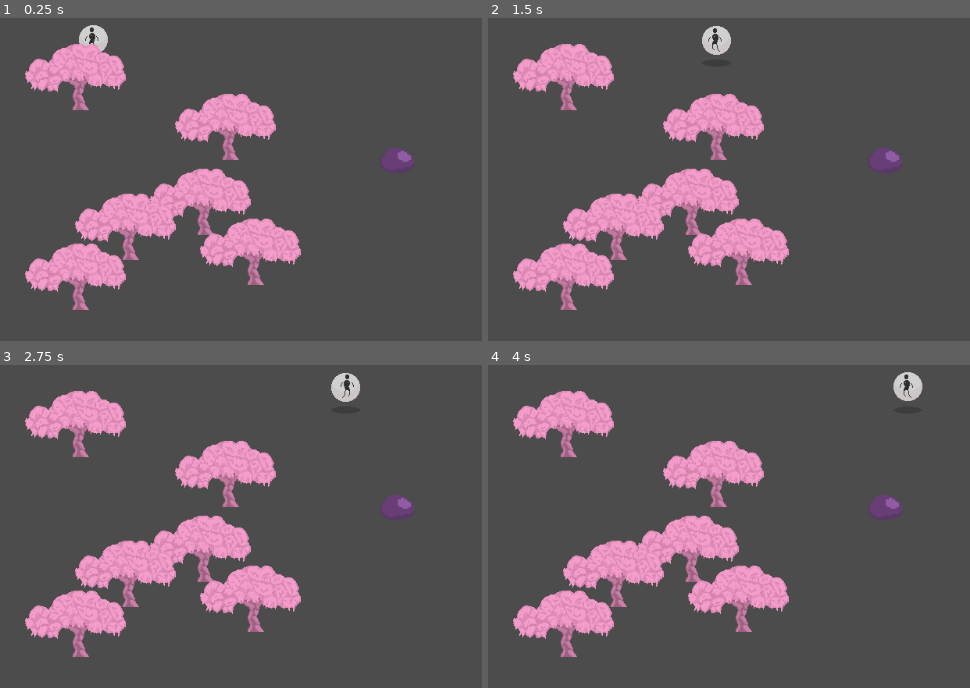
Above: before the commit, frames 1-4 (two rows, left to right).
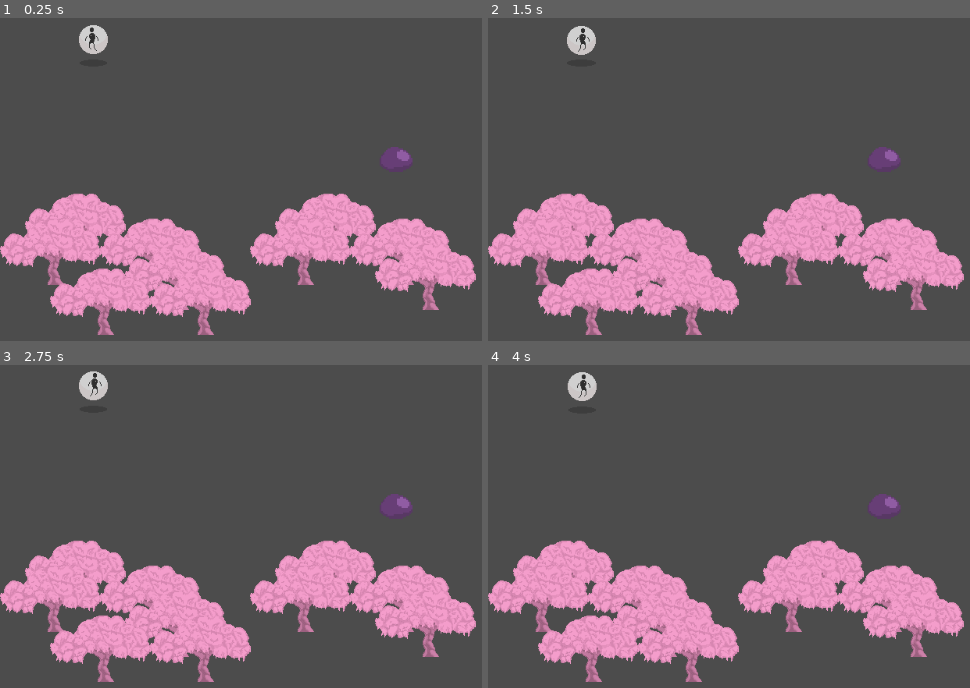
Above: after the commit, the same moments.

Repository: mercouriu/RosyHackathon
Game: Godot game, scene res://TestLocation222.tscn
The game is run twice, just before and just after one commit, with the same random seed, the same clock (stepped at 60 frames per second) and the same inputs. This scene is started directly instead of the project's main scene.
Inputs:
- Up to frame 1 (0.25 s): no input
- Up to frame 2 (1.5 s): hold Right (ui_right) 0.53-1.28 s
- Up to frame 3 (2.75 s): hold Right (ui_right) from 2.03 s (still down)
- Up to frame 4 (4 s): release Right (ui_right) at 3.53 s

The runs differ from the first frame. In frame 1, 27% of the frame differs, in the area x 0-99%, y 8-99%; in frame 2, 28%; in frame 3, 28%; in frame 4, 28%, in the area x 0-99%, y 2-99%.
Error after the commit: Invalid type in function 'move_and_slide' in base 'KinematicBody2D (player.gd)'. Cannot convert argument 1 from int to Vector2. (res://player.gd:19)

Commit message:
Add files via upload

Diff:
--- /dev/null
+++ b/Project/Enemy.gd
@@ -0,0 +1,4 @@
+extends KinematicBody2D
+
+func _ready():
+	$spriteslime.play("def")
--- a/Project/Enemy1.tscn
+++ b/Project/Enemy1.tscn
@@ -13,7 +13,7 @@
 } ]
 
 [sub_resource type="CircleShape2D" id=2]
-radius = 19.2569
+radius = 16.0161
 
 [node name="Enemy1" type="Node2D"]
 position = Vector2( 11.4433, 50.1744 )
@@ -22,11 +22,11 @@
 script = ExtResource( 1 )
 
 [node name="spriteslime" type="AnimatedSprite" parent="slime"]
-position = Vector2( 19.1455, -22.8866 )
+position = Vector2( 17.8639, -24.1681 )
 scale = Vector2( 2.02696, 2.02696 )
 frames = SubResource( 1 )
 animation = "def"
 
 [node name="CollisionShape2D" type="CollisionShape2D" parent="slime"]
-position = Vector2( 26.8232, -24.6471 )
+position = Vector2( 24.5449, -24.3623 )
 shape = SubResource( 2 )
--- a/Project/TestLocation.tscn
+++ b/Project/TestLocation.tscn
@@ -19,8 +19,9 @@
 "speed": 5.0
 } ]
 
-[sub_resource type="CircleShape2D" id=2]
-radius = 7.41484
+[sub_resource type="CapsuleShape2D" id=4]
+radius = 5.20518
+height = 9.73192
 
 [node name="Node2D" type="Node2D"]
 
@@ -33,5 +34,6 @@
 animation = "run"
 
 [node name="CollisionShape2D" type="CollisionShape2D" parent="player"]
-position = Vector2( -0.312943, 5.41995 )
-shape = SubResource( 2 )
+position = Vector2( -0.563286, 7.92339 )
+rotation = -1.5708
+shape = SubResource( 4 )
--- a/Project/TestLocation222.tscn
+++ b/Project/TestLocation222.tscn
@@ -39,7 +39,7 @@
 tile_set = ExtResource( 2 )
 cell_y_sort = true
 format = 1
-tile_data = PoolIntArray( -131066, 536870912, 0, 2, 536870912, 0, 7, 536870912, 0, 9, 536870912, 0, 131078, 536870912, 0, 262150, 536870912, 0 )
+tile_data = PoolIntArray( -196596, 536870912, 0, -196595, 536870912, 0, -131062, 536870912, 0, -65526, 536870912, 0, 131079, 536870912, 0, 131080, 536870912, 0, 131081, 536870912, 0, 196613, 536870912, 0, 262149, 536870912, 0, 262151, 536870912, 0 )
 
 [node name="Node2D2" parent="tree/TileMap" instance=ExtResource( 3 )]
 position = Vector2( 91.6657, 45.0343 )
--- a/Project/player.gd
+++ b/Project/player.gd
@@ -14,6 +14,8 @@
 	else:
 		velocity.x = 0
 		velocity.y = 0
+	if velocity.x >10 or velocity.y >10:
+		velocity=SPEED-1
 	velocity=move_and_slide(velocity)
 	animate()
 func animate():
--- a/Project/sprite/fon/tree/treetest.tres
+++ b/Project/sprite/fon/tree/treetest.tres
@@ -1,16 +1,19 @@
-[gd_resource type="TileSet" load_steps=3 format=2]
+[gd_resource type="TileSet" load_steps=4 format=2]
 
 [ext_resource path="res://sprite/fon/trees.png" type="Texture" id=1]
 
 [sub_resource type="ConvexPolygonShape2D" id=1]
-points = PoolVector2Array( 3.9029, -1.8147, 6.743, 1.78185, 7.60737, 6.81703, 0.939312, 7.17669, -9.06277, 7.35652, -4.6174, -0.555916 )
+points = PoolVector2Array( 0.808395, 7.26705, -9.06277, 7.35652, -5.48453, -1.39746, 4.64136, -2.23059, 6.41482, 1.6851 )
+
+[sub_resource type="ConvexPolygonShape2D" id=2]
+points = PoolVector2Array( 0.808395, 7.26705, 6.41482, 1.6851, 7.33015, 7.26706 )
 
 [resource]
 0/name = "trees"
 0/texture = ExtResource( 1 )
 0/tex_offset = Vector2( 0, 0 )
 0/modulate = Color( 1, 1, 1, 1 )
-0/region = Rect2( 0, 0, 136, 136 )
+0/region = Rect2( 10, 7, 129, 85 )
 0/tile_mode = 0
 0/occluder_offset = Vector2( 0, 0 )
 0/navigation_offset = Vector2( 0, 0 )
@@ -19,6 +22,12 @@
 "one_way": false,
 "one_way_margin": 1.0,
 "shape": SubResource( 1 ),
-"shape_transform": Transform2D( 1.27774, 0, 0, 0.87739, 68.7089, 84.9516 )
+"shape_transform": Transform2D( 1.27774, 0, 0, 0.87739, 58.5884, 78.4809 )
+}, {
+"autotile_coord": Vector2( 0, 0 ),
+"one_way": false,
+"one_way_margin": 1.0,
+"shape": SubResource( 2 ),
+"shape_transform": Transform2D( 1.27774, 0, 0, 0.87739, 58.5884, 78.4809 )
 } ]
 0/z_index = 0
